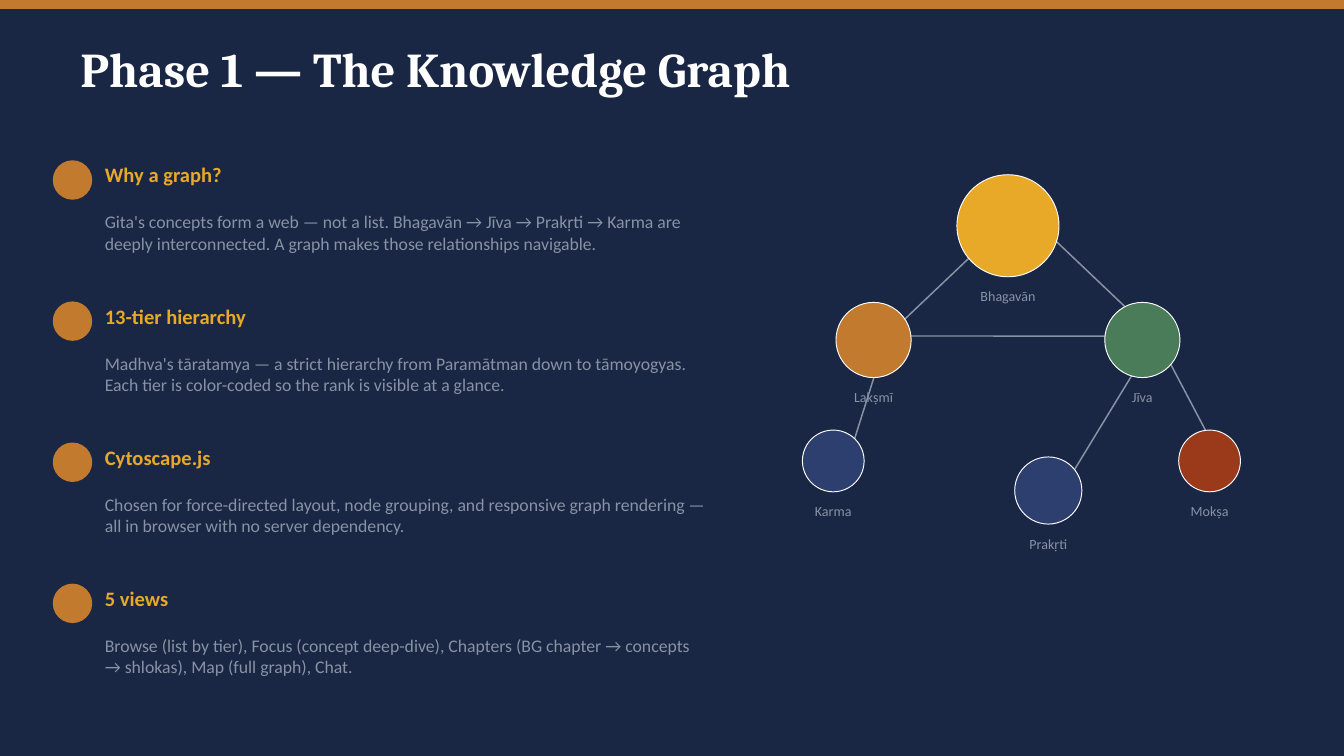
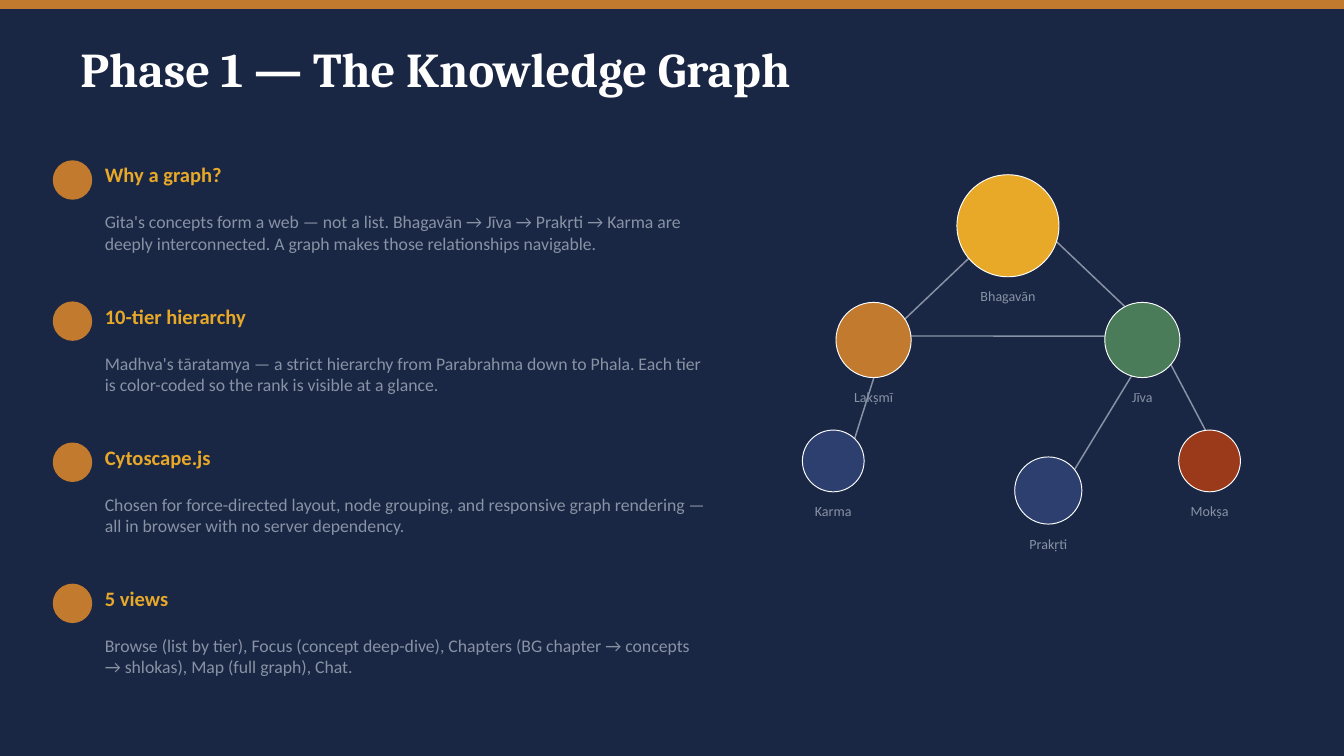
Before and after one commit to kvinayakpai/Bhagavadgita, a slide deck: slide 5 of Tatvam_Jalam_Technical_Journey-3.pptx. Drawn at 1344x756 pixels with LibreOffice and Linux fonts; fonts in the diff are those of the drawing. Boxes give left, top, right and bottom in pixels: in the first picture for what was removed or moved away, otherwise in the second. Text is boxed around its words. In the diff, an @@ line names an element or a change of style, - is before the commit and + after.

```diff
--- a/Tatvam_Jalam_Technical_Journey-3.pptx
+++ b/Tatvam_Jalam_Technical_Journey-3.pptx
@@ text at bbox=[105, 309, 246, 328]: text changed @@
-13-tier hierarchy
+10-tier hierarchy
@@ text at bbox=[105, 358, 701, 394]: text changed @@
-Madhva's tāratamya — a strict hierarchy from Paramātman down to tāmoyogyas. Each tier is color-coded so the rank is visible at a glance.
+Madhva's tāratamya — a strict hierarchy from Parabrahma down to Phala. Each tier is color-coded so the rank is visible at a glance.
```
Also in this commit, not shown: 7 other slides changed, 1 slide added, 4 other files.
